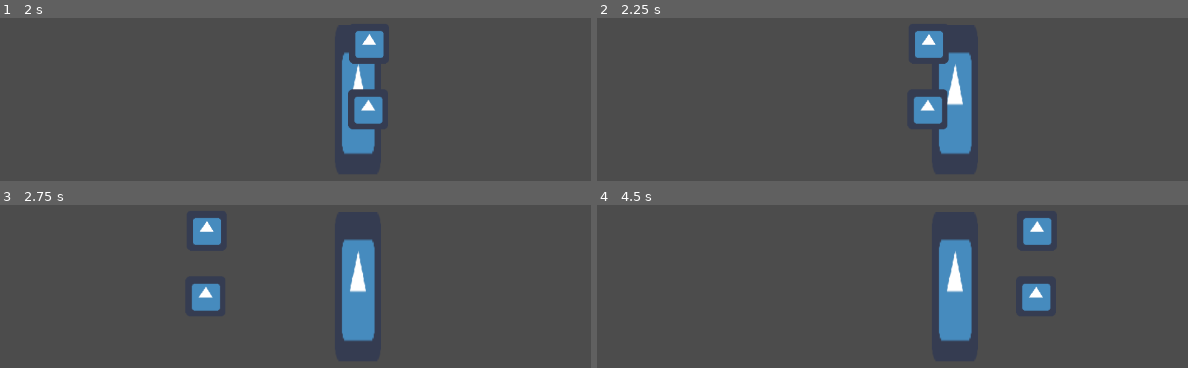
Above: before the commit, frames 1-4 (two rows, left to right).
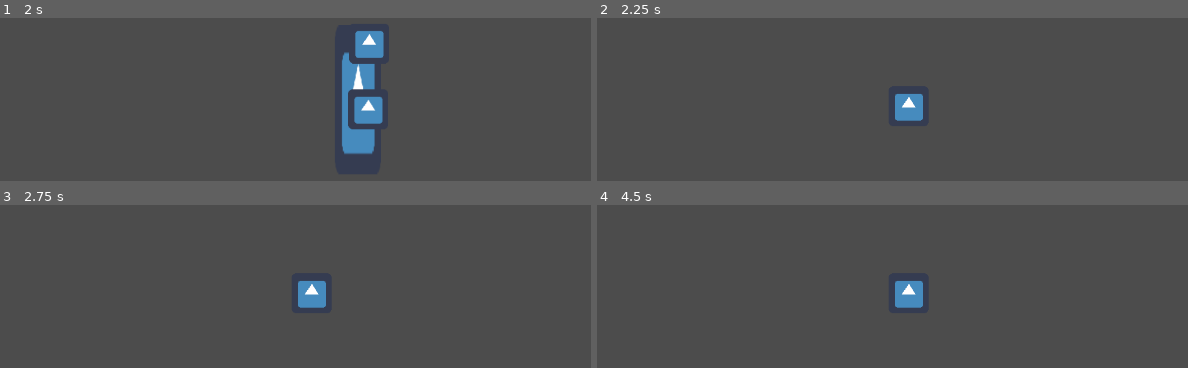
Above: after the commit, the same moments.

Repository: Onizik/Ludum_18.04
Game: Godot game, scene res://Scenes/Menu.tscn
Two runs of this game, one before a commit and one after it. Both use one fixed random seed, a clock stepped at 60 frames per second and the inputs below. The engine's default icon, where the game draws it, is replaced by a stand-in: a white triangle on a blue panel in a dark square.
Inputs (mouse positions are in pixels of both pictures, inside the frame that each line leads up to):
- Up to frame 1 (2 s): click (313, 106) at 0.5 s; tap Enter (ui_accept) at 1.25 s; hold Right (ui_right) from 1.28 s (still down); hold Enter (ui_accept) from 1.28 s (still down)
- Up to frame 2 (2.25 s): release Right (ui_right) at 2.03 s; release Enter (ui_accept) at 2.03 s; hold Left (ui_left) from 2.03 s (still down); tap Enter (ui_accept) at 2.1 s
- Up to frame 3 (2.75 s): keep holding Left (ui_left); tap Enter (ui_accept) at 2.27, 2.57 s
- Up to frame 4 (4.5 s): release Left (ui_left) at 2.75 s; click (910, 293) at 2.77 s; tap Enter (ui_accept) at 3.5, 4.35 s; hold Enter (ui_accept) 3.53-4.28 s; hold Right (ui_right) from 3.53 s (still down)

Frame 1 is identical in both runs. In frame 2, 5.0% of the frame differs, in the area x 50-64%, y 7-84%; in frame 3, 5.8%; in frame 4, 5.9%, in the area x 50-77%, y 7-84%.

Commit message:
add main logic

Diff:
--- a/LD/Scenes/Area2D.gd
+++ b/LD/Scenes/Area2D.gd
@@ -18,5 +18,10 @@
 
 func _on_Area2D_body_entered(body):
 	$test.visible = true
+	$doornumber.text = body.name
 	emit_signal("hit")
-	$CollisionShape2D.set_deferred("disabled", true)
+
+
+
+func _on_Area2D_body_exited(body):
+	$test.visible = false
--- a/LD/Scenes/Character.tscn
+++ b/LD/Scenes/Character.tscn
@@ -23,4 +23,15 @@
 
 [node name="CollisionShape2D" type="CollisionShape2D" parent="Area2D"]
 shape = SubResource( 1 )
+
+[node name="doornumber" type="Label" parent="Area2D"]
+visible = false
+margin_left = -19.5481
+margin_top = 57.0153
+margin_right = 20.4519
+margin_bottom = 71.0153
+__meta__ = {
+"_edit_use_anchors_": false
+}
 [connection signal="body_entered" from="Area2D" to="Area2D" method="_on_Area2D_body_entered"]
+[connection signal="body_exited" from="Area2D" to="Area2D" method="_on_Area2D_body_exited"]
--- a/LD/Scenes/Main.tscn
+++ b/LD/Scenes/Main.tscn
@@ -8,15 +8,15 @@
 
 [node name="Node2D" type="Node2D"]
 
-[node name="RigidBody2D" type="RigidBody2D" parent="."]
+[node name="1" type="RigidBody2D" parent="."]
 position = Vector2( 699.074, 431.5 )
 gravity_scale = 0.0
 
-[node name="Sprite" type="Sprite" parent="RigidBody2D"]
+[node name="Sprite" type="Sprite" parent="1"]
 scale = Vector2( 1.15512, 3.74981 )
 texture = ExtResource( 2 )
 
-[node name="CollisionShape2D" type="CollisionShape2D" parent="RigidBody2D"]
+[node name="CollisionShape2D" type="CollisionShape2D" parent="1"]
 shape = SubResource( 1 )
 
 [node name="Character" parent="." instance=ExtResource( 1 )]
--- a/LD/Scripts/Character.gd
+++ b/LD/Scripts/Character.gd
@@ -14,6 +14,9 @@
 		direction.x -= 1
 	if Input.is_action_pressed("ui_right"):
 		direction.x += 1
+	if Input.is_action_pressed("ui_accept"):
+		if $Area2D/test.visible:
+			get_tree().change_scene("res://Scenes/Menu.tscn")
 
 	position += direction.normalized() * delta * speed
 	position.x = clamp(position.x, 0, screen_size.x)
